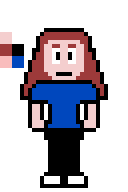
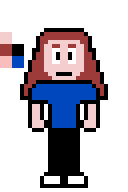
Two versions of the same layered image (128x192). Layer-by-layer changes:
painted on "ShirtOutline" over [44, 124, 84, 132]
painted on "Torso" over [48, 124, 84, 140]
painted on "PantsOutline" over [44, 124, 84, 140]
painted on "PantsColor" over [48, 124, 80, 128]
painted on "Underwear" over [44, 124, 84, 136]
painted on "Legs" over [44, 136, 84, 140]
